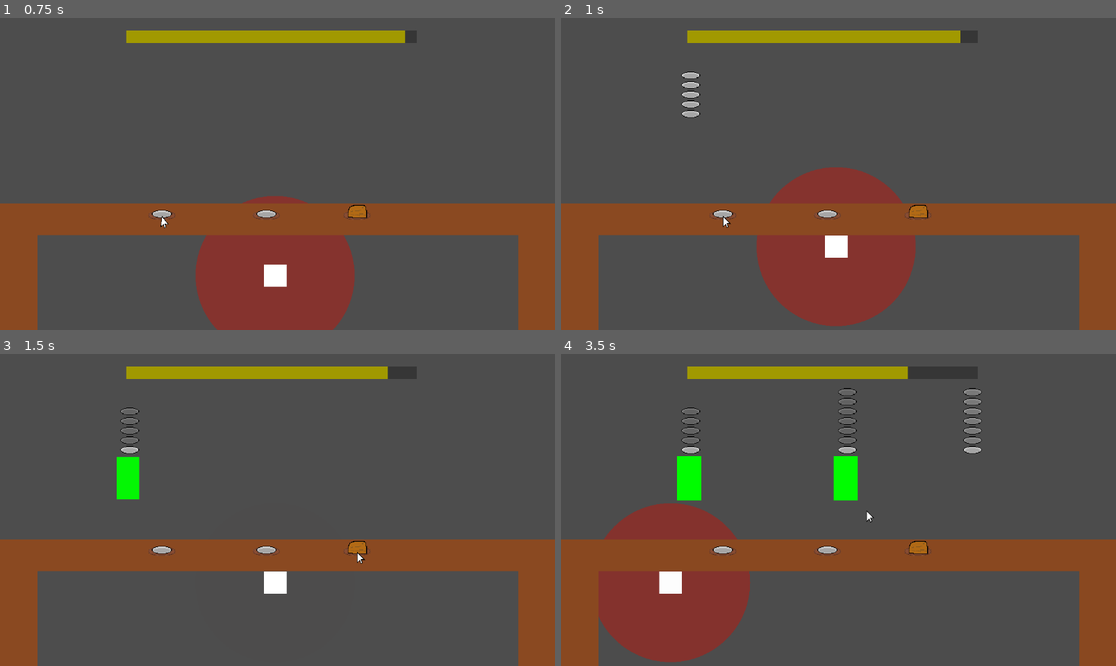
Above: before the commit, frames 1-4 (two rows, left to right).
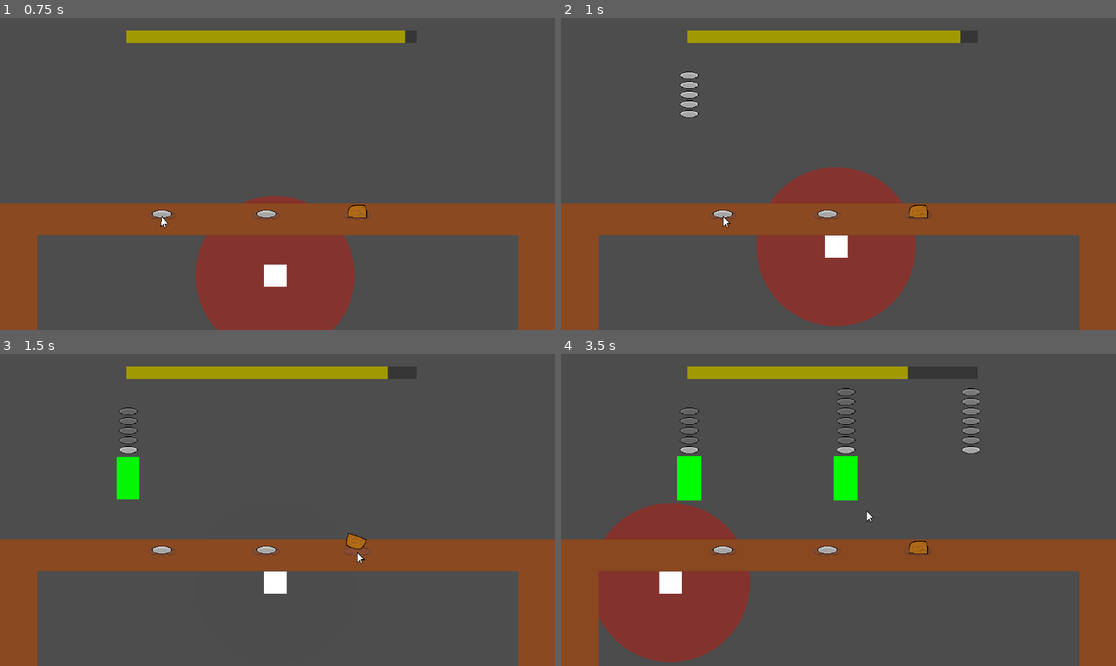
Above: after the commit, the same moments.

Repository: Someoneyeeting/Cookinggame
Game: Godot game, scene res://testscene.tscn
Two runs of this game, one before a commit and one after it. Both use one fixed random seed, a clock stepped at 60 frames per second and the inputs below.
Inputs (mouse positions are in pixels of both pictures, inside the frame that each line leads up to):
- Up to frame 1 (0.75 s): tap Enter (ui_accept) at 0.5 s; move the mouse to (160, 214) at 0.52 s; hold W (up) from 0.53 s (still down); click (160, 214) at 0.6 s
- Up to frame 2 (1 s): keep holding W (up); tap Enter (ui_accept) at 0.77 s
- Up to frame 3 (1.5 s): keep holding W (up); move the mouse to (355, 550) at 1.27 s; click (355, 550) at 1.35 s
- Up to frame 4 (3.5 s): tap Enter (ui_accept) at 1.52, 3.02 s; move the mouse to (827, 550) at 2.02 s; release W (up) at 2.03 s; hold Right mouse button (rightc) 2.03-2.78 s; hold A (left) from 2.03 s (still down); click (827, 550) at 2.3 s; move the mouse to (866, 510) at 2.77 s; tap Shift (sprint) at 2.85 s; click (866, 510) at 3.05 s

Frame 1 is identical in both runs. In frame 2, 0.1% of the frame differs, in the area x 21-26%, y 17-33%; in frame 3, 0.3%; in frame 4, 0.4%, in the area x 21-76%, y 10-33%.

Commit message:
podium animation

Diff:
--- a/customer.tscn
+++ b/customer.tscn
@@ -128,7 +128,7 @@
 stream = ExtResource("4_eas7q")
 
 [node name="RecipeDisplay" parent="." instance=ExtResource("3_f7asb")]
-position = Vector2(3, -54)
+position = Vector2(0, -54)
 
 [node name="GPUParticles2D" type="GPUParticles2D" parent="."]
 emitting = false
--- a/player.gd
+++ b/player.gd
@@ -8,6 +8,7 @@
 	if(pod.global_position.distance_to(global_position) > 200):
 		return
 	plate.add_ingridiant(pod.item)
+	pod.pick_up()
 
 func _handle_move():
 	var dir : Vector2 = Vector2.ZERO
--- a/podium.gd
+++ b/podium.gd
@@ -5,3 +5,9 @@
 
 func _ready() -> void:
 	$Sprite2D.texture = item.texture
+
+func pick_up():
+	if($AnimationPlayer.current_animation == "spin"):
+		$AnimationPlayer.play("spin_reverse")
+	else:
+		$AnimationPlayer.play("spin")
--- a/podium.tscn
+++ b/podium.tscn
@@ -7,6 +7,96 @@
 
 [sub_resource type="CircleShape2D" id="CircleShape2D_hqaaq"]
 radius = 21.2132
+
+[sub_resource type="Animation" id="Animation_wuh2m"]
+resource_name = "spin"
+length = 0.2
+tracks/0/type = "value"
+tracks/0/imported = false
+tracks/0/enabled = true
+tracks/0/path = NodePath("Sprite2D:position")
+tracks/0/interp = 1
+tracks/0/loop_wrap = true
+tracks/0/keys = {
+"times": PackedFloat32Array(0, 0.133333, 0.2),
+"transitions": PackedFloat32Array(0.15932, 1, 1),
+"update": 0,
+"values": [Vector2(0, -1), Vector2(0, -30), Vector2(0, -1)]
+}
+tracks/1/type = "value"
+tracks/1/imported = false
+tracks/1/enabled = true
+tracks/1/path = NodePath("Sprite2D:rotation")
+tracks/1/interp = 1
+tracks/1/loop_wrap = true
+tracks/1/keys = {
+"times": PackedFloat32Array(0, 0.2),
+"transitions": PackedFloat32Array(0.241484, 1),
+"update": 0,
+"values": [0.0, 6.28319]
+}
+
+[sub_resource type="Animation" id="Animation_bs587"]
+length = 0.001
+tracks/0/type = "value"
+tracks/0/imported = false
+tracks/0/enabled = true
+tracks/0/path = NodePath("Sprite2D:position")
+tracks/0/interp = 1
+tracks/0/loop_wrap = true
+tracks/0/keys = {
+"times": PackedFloat32Array(0),
+"transitions": PackedFloat32Array(1),
+"update": 0,
+"values": [Vector2(0, -1)]
+}
+tracks/1/type = "value"
+tracks/1/imported = false
+tracks/1/enabled = true
+tracks/1/path = NodePath("Sprite2D:rotation")
+tracks/1/interp = 1
+tracks/1/loop_wrap = true
+tracks/1/keys = {
+"times": PackedFloat32Array(0),
+"transitions": PackedFloat32Array(1),
+"update": 0,
+"values": [0.0]
+}
+
+[sub_resource type="Animation" id="Animation_q23nx"]
+resource_name = "spin_reverse"
+length = 0.2
+tracks/0/type = "value"
+tracks/0/imported = false
+tracks/0/enabled = true
+tracks/0/path = NodePath("Sprite2D:position")
+tracks/0/interp = 1
+tracks/0/loop_wrap = true
+tracks/0/keys = {
+"times": PackedFloat32Array(0, 0.133333, 0.2),
+"transitions": PackedFloat32Array(0.15932, 1, 1),
+"update": 0,
+"values": [Vector2(0, -1), Vector2(0, -30), Vector2(0, -1)]
+}
+tracks/1/type = "value"
+tracks/1/imported = false
+tracks/1/enabled = true
+tracks/1/path = NodePath("Sprite2D:rotation")
+tracks/1/interp = 1
+tracks/1/loop_wrap = true
+tracks/1/keys = {
+"times": PackedFloat32Array(0, 0.2),
+"transitions": PackedFloat32Array(0.241484, 1),
+"update": 0,
+"values": [0.0, -6.28319]
+}
+
+[sub_resource type="AnimationLibrary" id="AnimationLibrary_q23nx"]
+_data = {
+&"RESET": SubResource("Animation_bs587"),
+&"spin": SubResource("Animation_wuh2m"),
+&"spin_reverse": SubResource("Animation_q23nx")
+}
 
 [node name="podium" type="Node2D"]
 script = ExtResource("1_pxmsk")
@@ -26,5 +116,11 @@
 [node name="CollisionShape2D" type="CollisionShape2D" parent="click"]
 shape = SubResource("CircleShape2D_hqaaq")
 
+[node name="AnimationPlayer" type="AnimationPlayer" parent="."]
+libraries = {
+&"": SubResource("AnimationLibrary_q23nx")
+}
+speed_scale = 0.7
+
 [connection signal="mouse_entered" from="click" to="." method="_on_click_mouse_entered"]
 [connection signal="mouse_exited" from="click" to="." method="_on_click_mouse_exited"]
Not shown: 1 places in podium.tscn that only renumber resources
